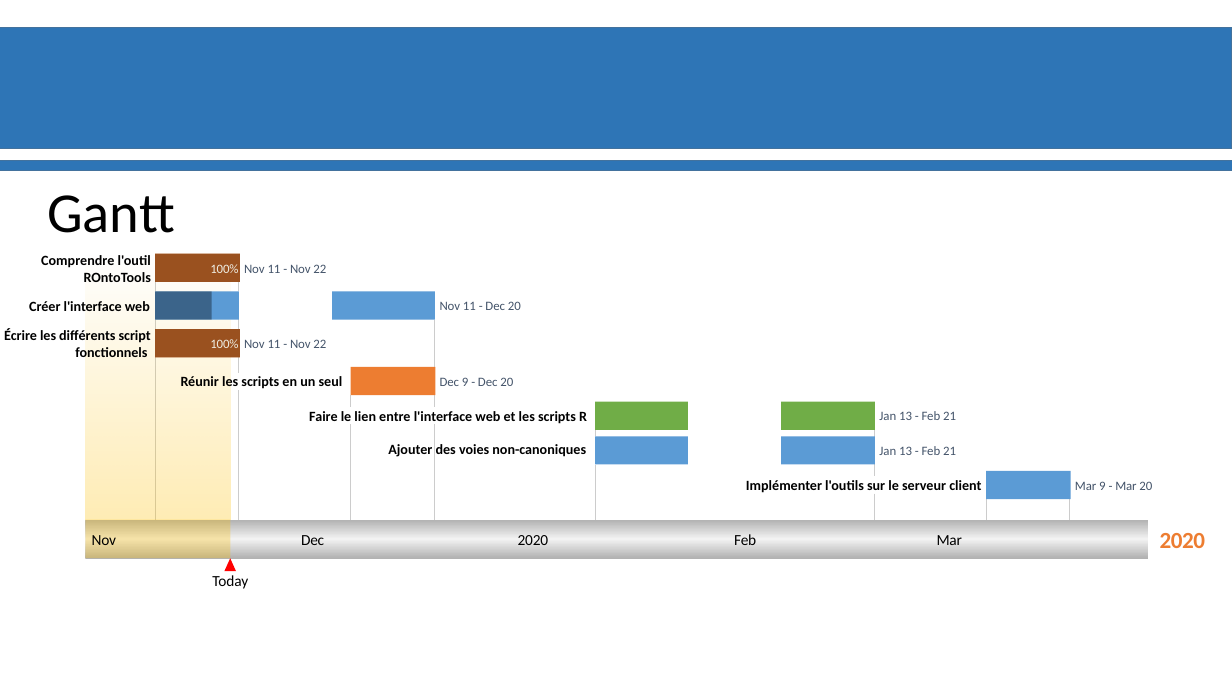
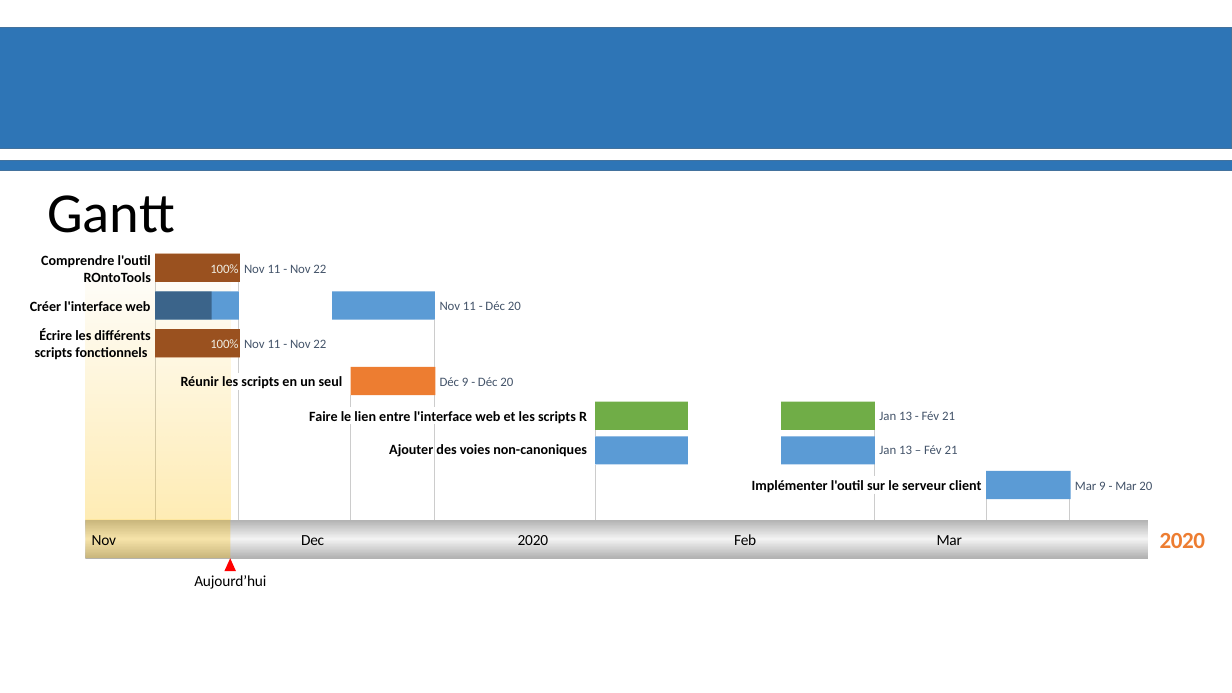
Before and after one commit to materrien/Projet-INSERM, a slide deck: slide 5 of Diapos_Suivit_projet.pptx. Drawn at 1232x693 pixels with LibreOffice and Linux fonts; fonts in the diff are those of the drawing; background and template pictures are left out. Boxes give left, top, right and bottom in pixels: in the first picture for what was removed or moved away, otherwise in the second. Text is boxed around its words. In the diff, an @@ line names an element or a change of style, - is before the commit and + after.

```diff
--- a/Diapos_Suivit_projet.pptx
+++ b/Diapos_Suivit_projet.pptx
@@ text "Créer l'interface web" at (30,301,150,311): alignment centre to right @@
@@ text at (35,328,150,360): text changed @@
-Écrire les différents script fonctionnels
+Écrire les différents scripts fonctionnels
@@ text at (440,377,513,386): text changed @@
-Dec 9 - Dec 20
+Déc 9 - Déc 20
@@ text at (879,411,955,420): text changed @@
-Jan 13 - Feb 21
+Jan 13 - Fév 21
@@ text "Ajouter des voies non-canoniques" at (389,444,587,457): alignment centre to right @@
@@ text at (879,445,958,454): text changed @@
-Jan 13 - Feb 21
+Jan 13 – Fév 21
@@ text at (752,480,981,493): text changed @@
-Implémenter l'outils sur le serveur client
+Implémenter l'outil sur le serveur client
@@ text at (194,575,266,589): text changed @@
-Today
+Aujourd’hui
```
Also in this commit, not shown: 7 other slides changed.
